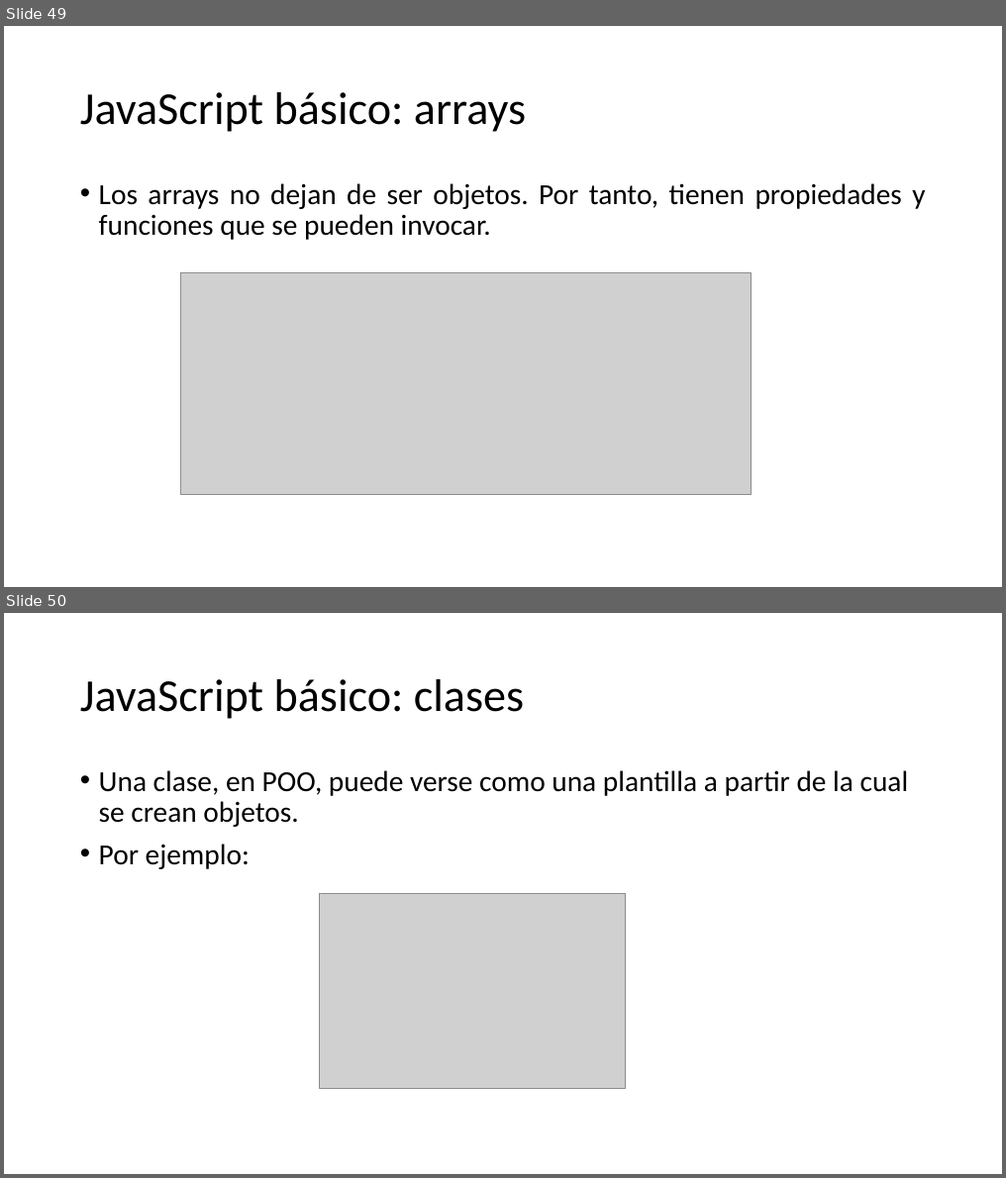
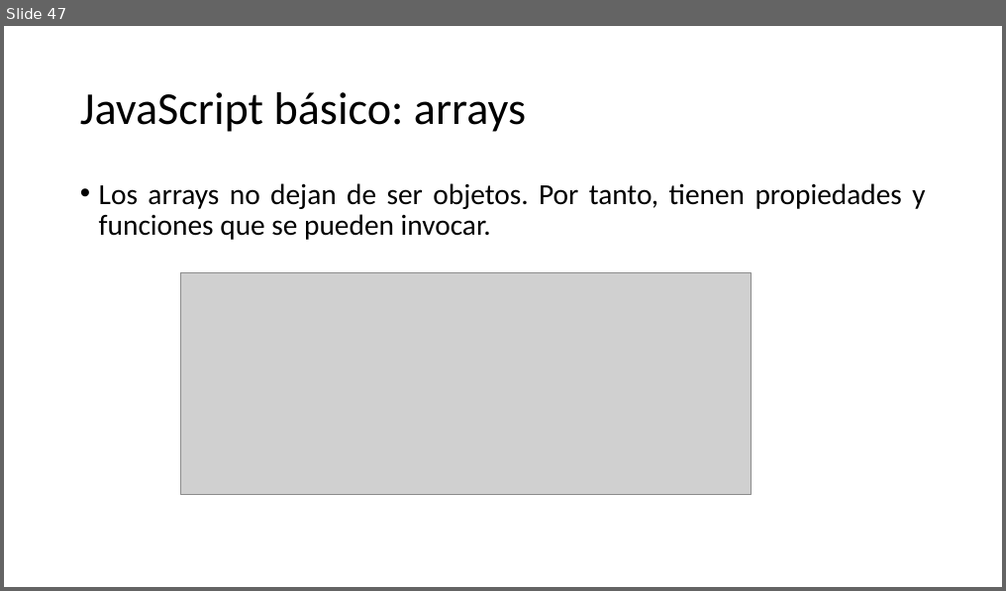
Before and after one commit to SarutobiKonohamaru/js_full_course, a slide deck: Presentacion.pptx. Shown one above the other, each under a label of ours: slides 49 and 50 before the commit, slide 47 after it. The pictures are 1006x1178 and 1006x591 pixels, drawn with LibreOffice and Linux fonts; fonts in the diff are those of the drawing; grey boxes stand for pictures. Boxes give left, top, right and bottom in pixels: in the first picture for what was removed or moved away, otherwise in the second. Text is boxed around its words. In the diff, an @@ line names an element or a change of style, - is before the commit and + after.

```diff
--- a/Presentacion.pptx
+++ b/Presentacion.pptx
@@ slide 50 removed at [4, 613, 1002, 1174], background #FFFFFF @@
@@ title removed at [80, 679, 524, 719] @@
-JavaScript básico: clases
@@ text removed at [99, 770, 909, 869] @@
-• Una clase, en POO, puede verse como una plantilla a partir de la cual se crean objetos.
-• Por ejemplo:
@@ picture removed at [319, 894, 626, 1088] @@
@@ what was slide 49 is now slide 47 @@
```
Also in this commit, not shown: 1 slide changed, 1 slide added, 3 other slides removed.
